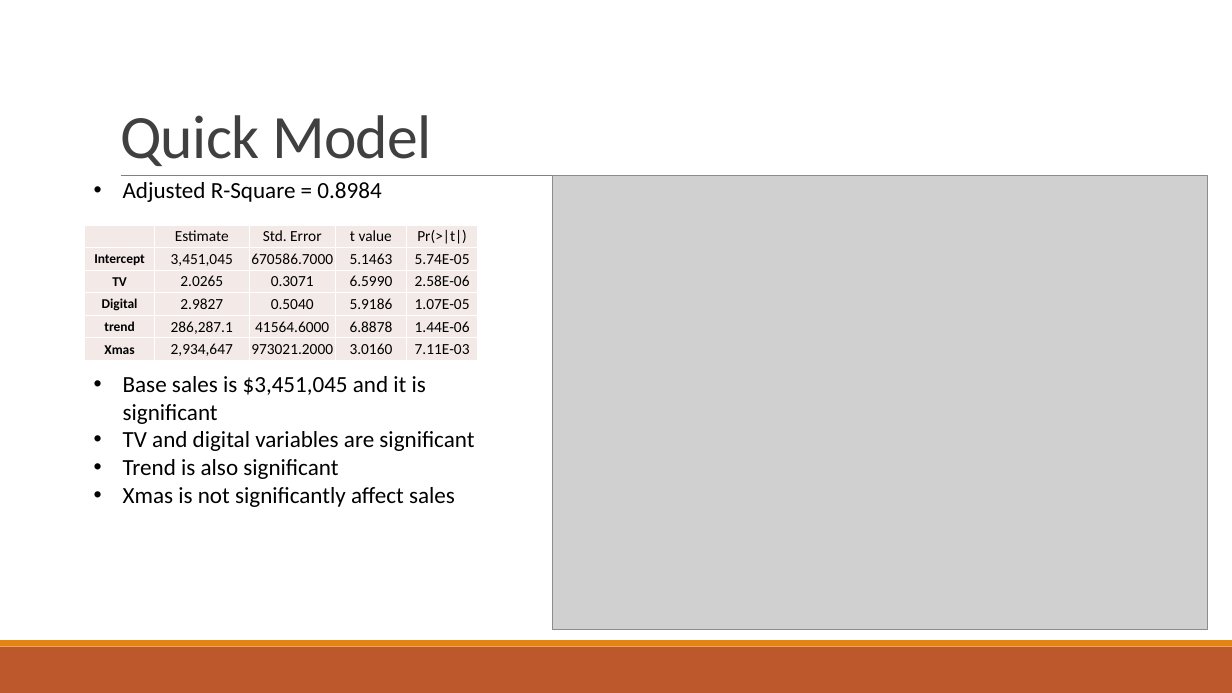
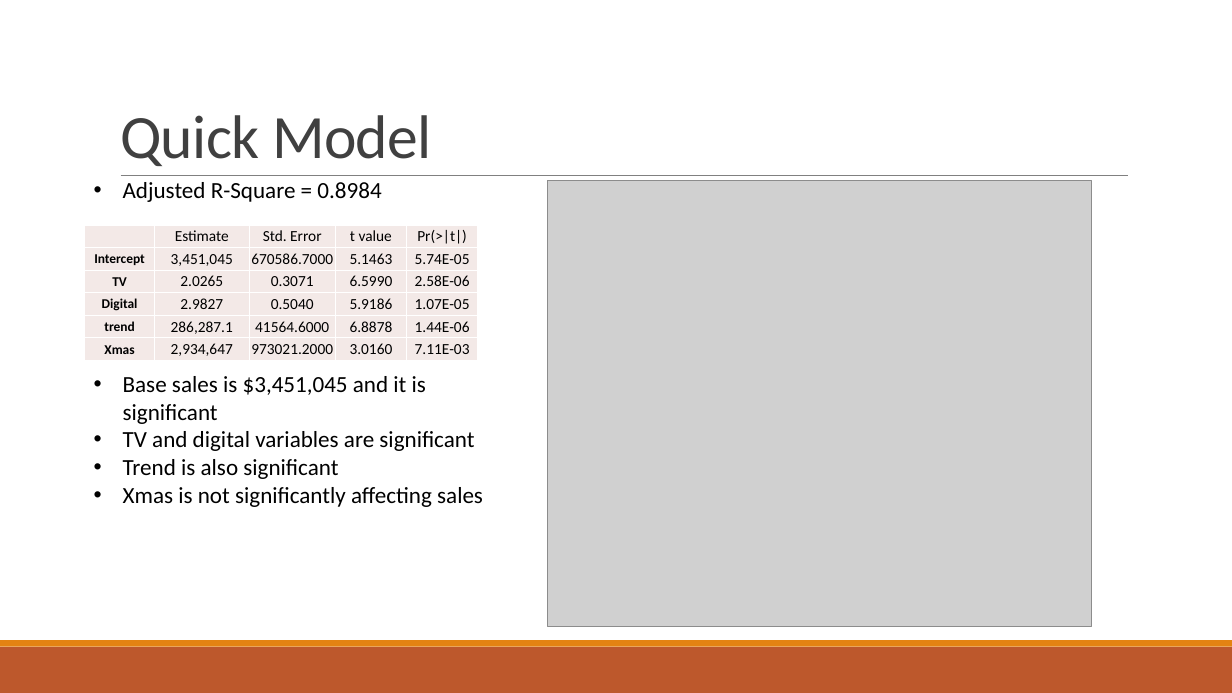
Before and after one commit to MollieZ/ToyCadreon, a slide deck: slide 3 of Toy Sales.pptx. Drawn at 1232x693 pixels with LibreOffice and Linux fonts; fonts in the diff are those of the drawing; grey boxes stand for pictures. Boxes give left, top, right and bottom in pixels: in the first picture for what was removed or moved away, otherwise in the second. Text is boxed around its words. In the diff, an @@ line names an element or a change of style, - is before the commit and + after.

```diff
--- a/Toy Sales.pptx
+++ b/Toy Sales.pptx
@@ picture: place and size @@
-picture at box(553, 176, 1208, 630)
+picture at box(547, 181, 1092, 627)
@@ text at box(123, 487, 483, 507): text changed @@
-• Xmas is not significantly affect sales
+• Xmas is not significantly affecting sales
```
Also in this commit, not shown: 2 other slides changed, 3 other files.
